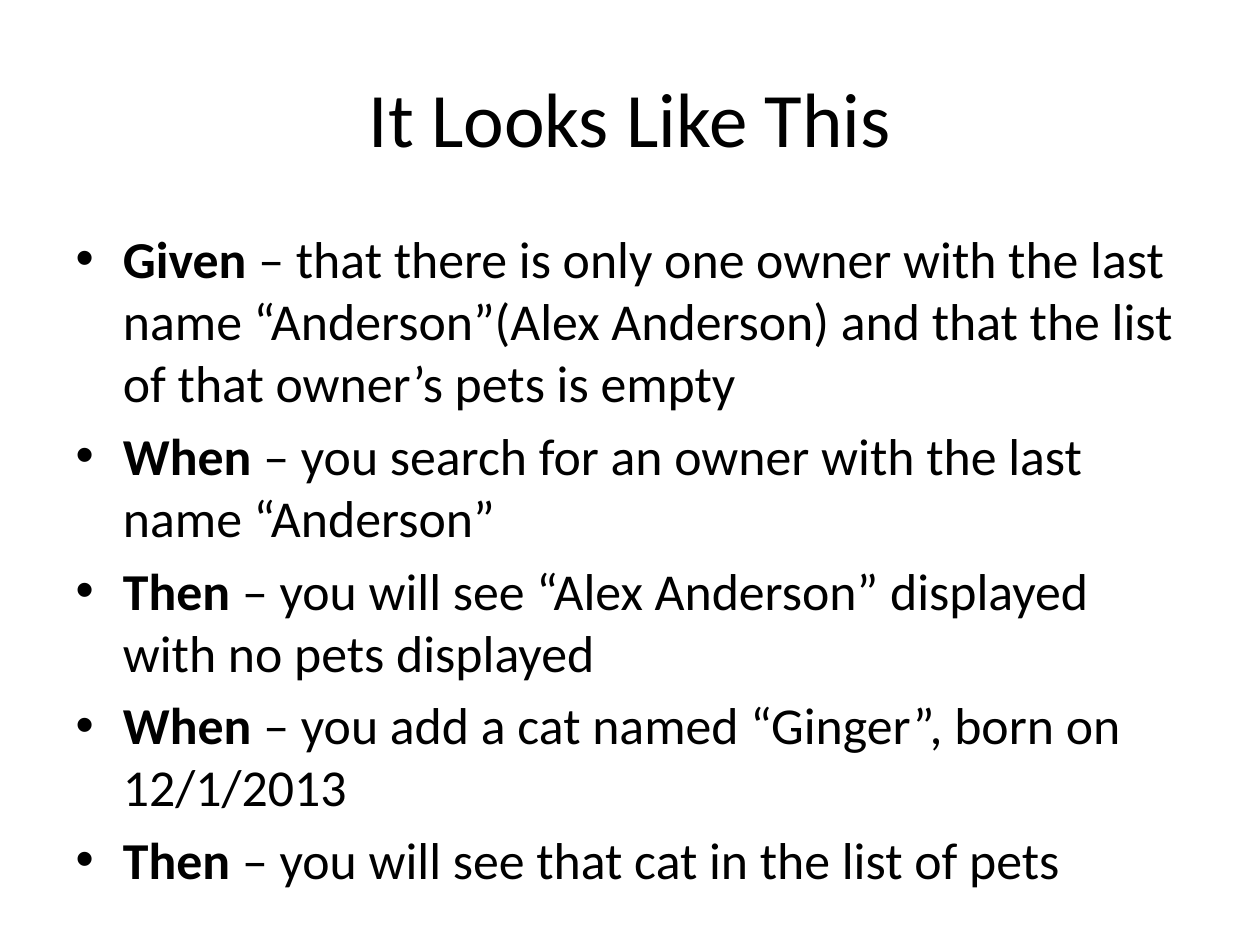
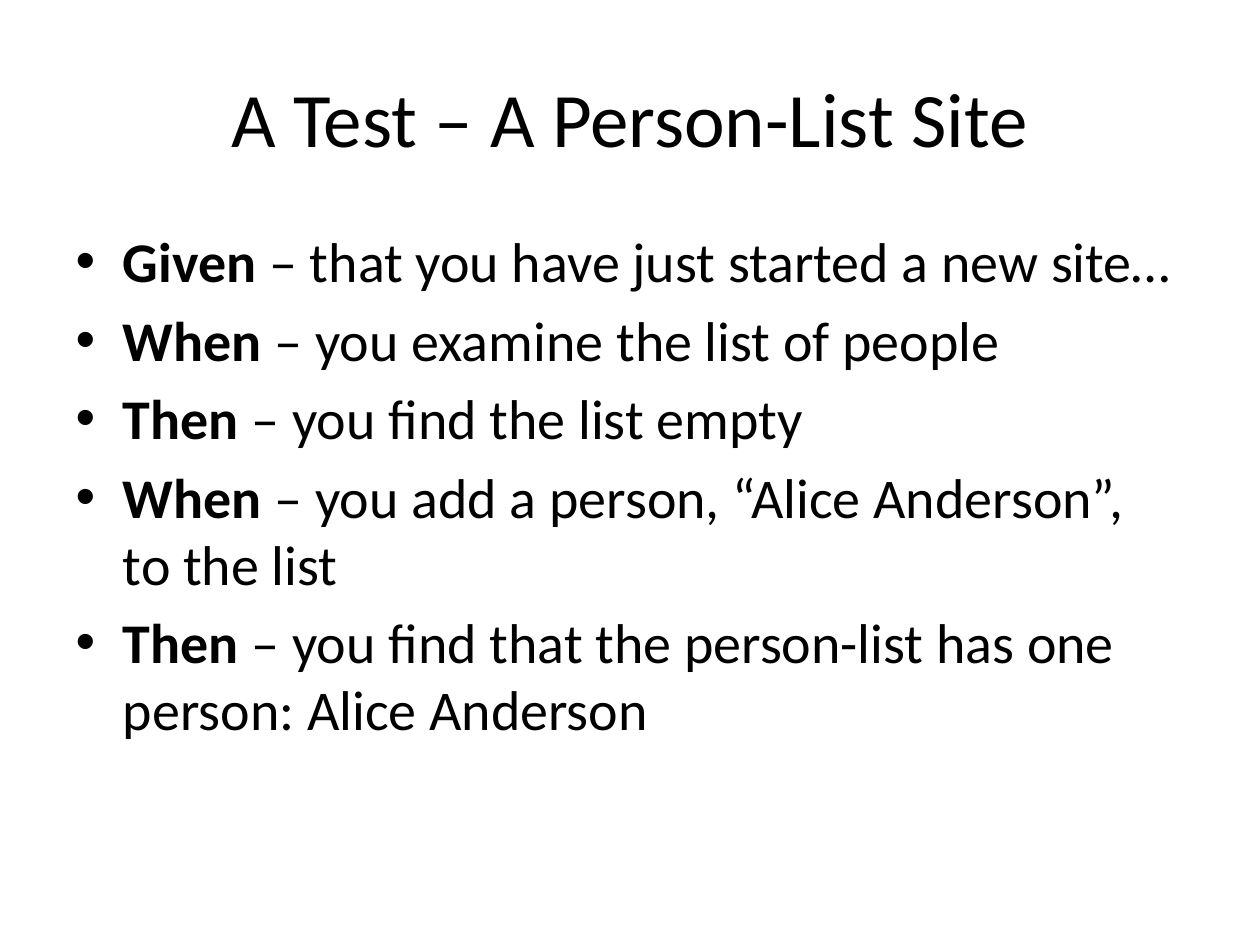
Before and after one commit to RichardAlexanderGreen/example-geb, a slide deck: slide 5 of GebTalk.pptx. Drawn at 1260x945 pixels with LibreOffice and Linux fonts; fonts in the diff are those of the drawing. Boxes give left, top, right and bottom in pixels: in the first picture for what was removed or moved away, otherwise in the second. Text is boxed around its words. In the diff, an @@ line names an element or a change of style, - is before the commit and + after.

```diff
--- a/GebTalk.pptx
+++ b/GebTalk.pptx
@@ title at (231, 94, 1027, 148): text changed @@
-It Looks Like This
+A Test – A Person-List Site
@@ text at (123, 242, 1170, 739): text changed; size 29.6 to 32 pt @@
-• Given – that there is only one owner with the last name “Anderson”(Alex Anderson) and that the list of that owner’s pets is empty
-• When – you search for an owner with the last name “Anderson”
-• Then – you will see “Alex Anderson” displayed with no pets displayed
-• When – you add a cat named “Ginger”, born on 12/1/2013
-• Then – you will see that cat in the list of pets
+• Given – that you have just started a new site…
+• When – you examine the list of people
+• Then – you find the list empty
+• When – you add a person, “Alice Anderson”, to the list
+• Then – you find that the person-list has one person: Alice Anderson
```
Also in this commit, not shown: 15 other slides changed, 3 slides added, 1 slide removed.
